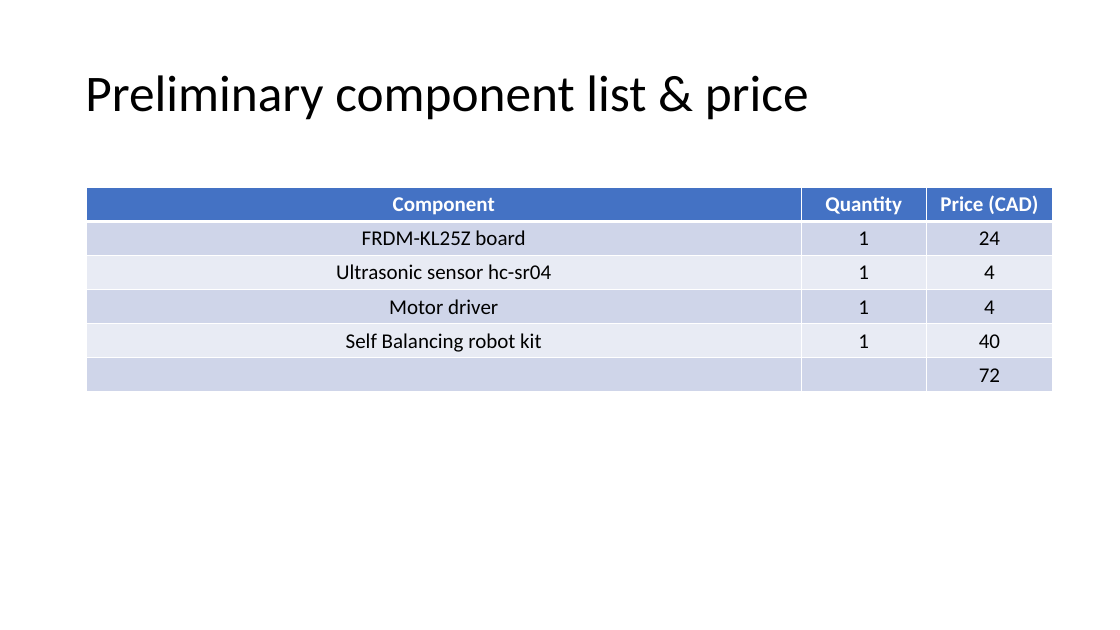
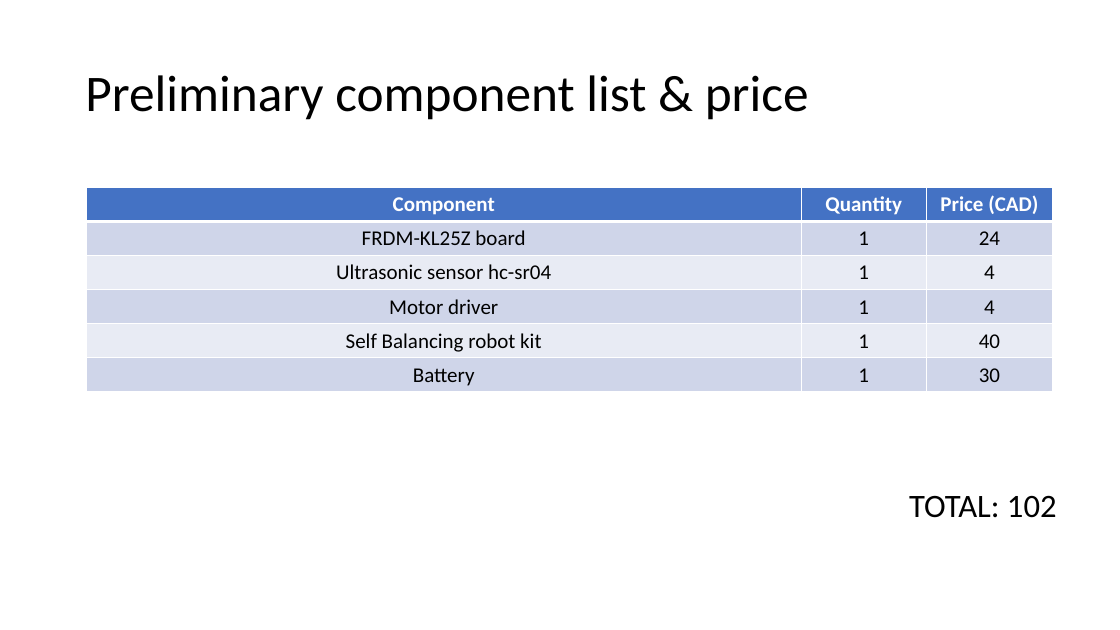
Before and after one commit to hpetre/COEN-6711, a slide deck: slide 5 of Documents/project_proposal.pptx. Drawn at 1120x630 pixels with LibreOffice and Linux fonts; fonts in the diff are those of the drawing. Boxes give left, top, right and bottom in pixels: in the first picture for what was removed or moved away, otherwise in the second. Text is boxed around its words. In the diff, an @@ line names an element or a change of style, - is before the commit and + after.

Commit message:
added slide for schedule and tasks and modified items list

```diff
--- a/Documents/project_proposal.pptx
+++ b/Documents/project_proposal.pptx
@@ table at bbox=[87, 187, 1053, 392] @@
-row 6:  |  | 72
+row 6: Battery | 1 | 30
@@ text added at bbox=[909, 495, 1057, 518], 28 pt, text #000000 @@
+TOTAL: 102
```
Also in this commit, not shown: 1 slide added.
